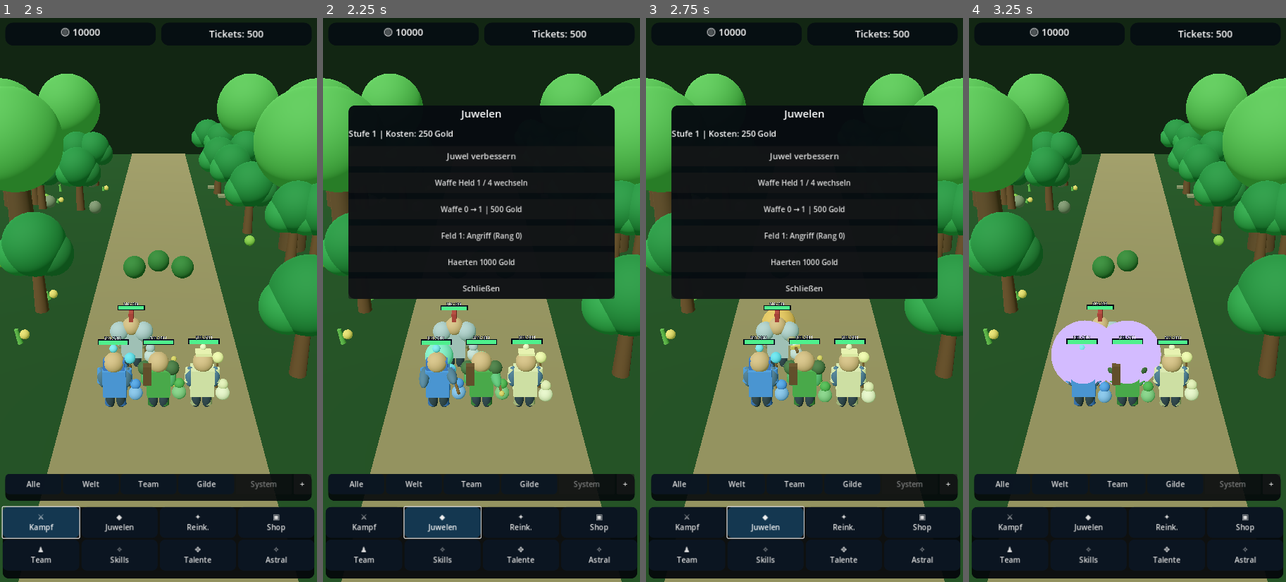
Above: before the commit, frames 1-4 (left to right).
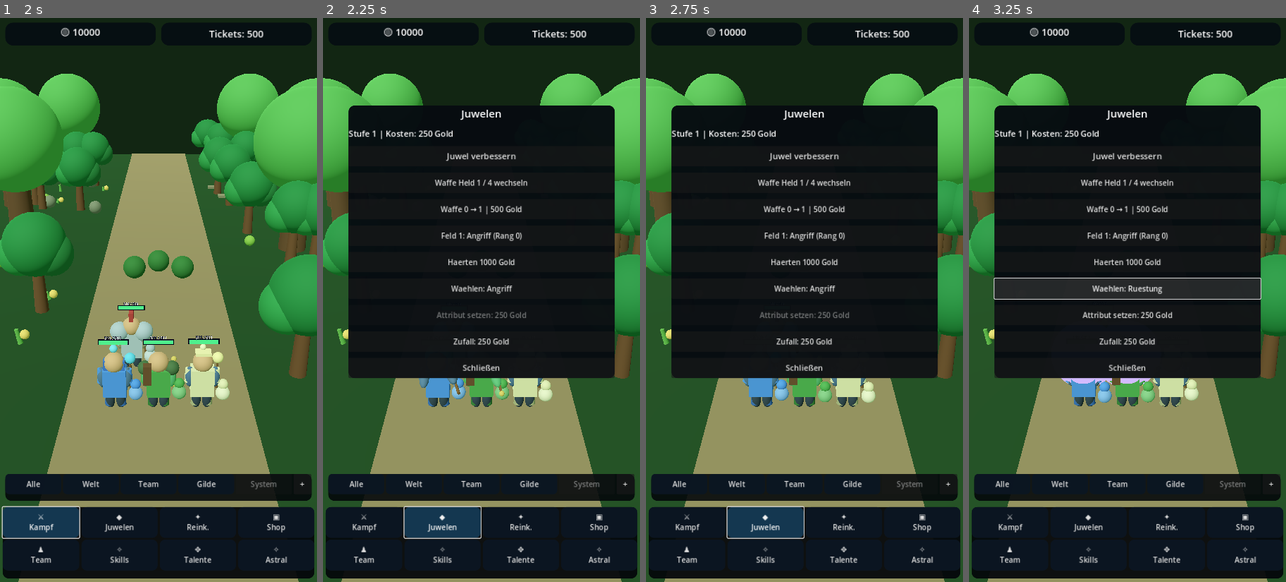
Above: after the commit, the same moments.

Repository: xynewageyx/TitanLegend
Game: Godot game, scene res://scenes/main.tscn
The game is run twice, just before and just after one commit, with the same random seed, the same clock (stepped at 60 frames per second) and the same inputs.
Inputs (mouse positions are in pixels of both pictures, inside the frame that each line leads up to):
- Up to frame 1 (2 s): click "System" at 0.5 s; click "⚔ Kampf" at 1.25 s
- Up to frame 2 (2.25 s): click "◆ Juwelen" at 2 s
- Up to frame 3 (2.75 s): no input
- Up to frame 4 (3.25 s): click (1127, 288) at 2.75 s, where only the run after the commit has a clickable "Waehlen: Angriff"

Frame 1 is identical in both runs. In frame 2, 12% of the frame differs, in the area x 8-92%, y 47-64%; in frame 3, 12%; in frame 4, 40%, in the area x 7-93%, y 15-64%.

Commit message:
Add on-phone hardening attribute selection and reroll buttons

Diff:
--- a/scripts/ui_manager.gd
+++ b/scripts/ui_manager.gd
@@ -34,6 +34,10 @@
 var hardening_field: int = 0
 var hardening_select_button: Button
 var hardening_upgrade_button: Button
+var attribute_select_index: int = 0
+var attribute_select_button: Button
+var attribute_apply_button: Button
+var attribute_reroll_button: Button
 var skin_shop_menu: Control
 
 func _ready() -> void:
@@ -258,6 +262,9 @@
  weapon_upgrade_button = _make_button("Waffe verbessern", modal, _upgrade_current_weapon, 17)
  hardening_select_button = _make_button("Haertungsfeld wechseln", modal, _next_hardening_field, 17)
  hardening_upgrade_button = _make_button("Haerten", modal, _upgrade_current_hardening, 17)
+ attribute_select_button = _make_button("Attribut waehlen", modal, _next_hardening_attribute, 17)
+ attribute_apply_button = _make_button("Attribut setzen", modal, _apply_hardening_attribute, 17)
+ attribute_reroll_button = _make_button("Zufaellig neu", modal, _reroll_hardening_attribute, 17)
  astral_shop_button = _make_button("Astralshop: 30 Marken → 10 Tickets", modal, _buy_astral_reward, 17)
  astral_shop_button.hide()
  _make_button("Schließen", modal, func(): action_panel.hide(), 18)
@@ -388,6 +395,9 @@
  weapon_upgrade_button.visible = current_tab == "jewels"
  hardening_select_button.visible = current_tab == "jewels"
  hardening_upgrade_button.visible = current_tab == "jewels"
+ attribute_select_button.visible = current_tab == "jewels"
+ attribute_apply_button.visible = current_tab == "jewels"
+ attribute_reroll_button.visible = current_tab == "jewels"
  if current_tab == "jewels":
   weapon_hero_button.text = "Waffe Held %d / 4 wechseln" % (weapon_hero_slot + 1)
   var weapon_level: int = GameManager.weapon_levels[weapon_hero_slot]
@@ -396,7 +406,14 @@
   weapon_upgrade_button.disabled = weapon_cost <= 0 or GameManager.current_gold < weapon_cost
   var hardening_level: int = int(GameManager.hardening_levels[weapon_hero_slot][hardening_field])
   var hardening_cost: int = GameManager.hardening_upgrade_cost(weapon_hero_slot, hardening_field)
-  hardening_select_button.text = "Feld %d: %s (Rang %d)" % [hardening_field + 1, GameManager.HARDENING_NAMES[hardening_field], hardening_level]
+  var assigned_attribute: int = int(GameManager.hardening_attributes[weapon_hero_slot][hardening_field])
+  var reroll_cost: int = GameManager.hardening_reroll_cost(weapon_hero_slot, hardening_field)
+  hardening_select_button.text = "Feld %d: %s (Rang %d)" % [hardening_field + 1, GameManager.HARDENING_NAMES[assigned_attribute], hardening_level]
+  attribute_select_button.text = "Waehlen: " + str(GameManager.HARDENING_NAMES[attribute_select_index])
+  attribute_apply_button.text = "Attribut setzen: %d Gold" % reroll_cost
+  attribute_apply_button.disabled = assigned_attribute == attribute_select_index or GameManager.current_gold < reroll_cost
+  attribute_reroll_button.text = "Zufall: %d Gold" % reroll_cost
+  attribute_reroll_button.disabled = GameManager.current_gold < reroll_cost
   hardening_upgrade_button.text = "Haerten %d Gold" % hardening_cost if hardening_cost > 0 else "Haertung am Level-Limit"
   hardening_upgrade_button.disabled = hardening_cost <= 0 or GameManager.current_gold < hardening_cost
  if current_tab == "astral" and battle_manager != null:
@@ -440,6 +457,20 @@
   _append("System", "Haertung fuer Held %d verbessert" % (weapon_hero_slot + 1))
  _refresh()
 
+func _next_hardening_attribute() -> void:
+ attribute_select_index = (attribute_select_index + 1) % GameManager.HARDENING_NAMES.size()
+ _refresh()
+
+func _apply_hardening_attribute() -> void:
+ if GameManager.select_hardening_attribute(weapon_hero_slot, hardening_field, attribute_select_index):
+  _append("System", "Haertungsattribut geaendert")
+ _refresh()
+
+func _reroll_hardening_attribute() -> void:
+ if GameManager.reroll_hardening_attribute(weapon_hero_slot, hardening_field):
+  _append("System", "Haertungsattribut neu gewuerfelt")
+ _refresh()
+
 func _on_equipment_upgraded(_slot: int, _level: int) -> void:
  _refresh()
 
